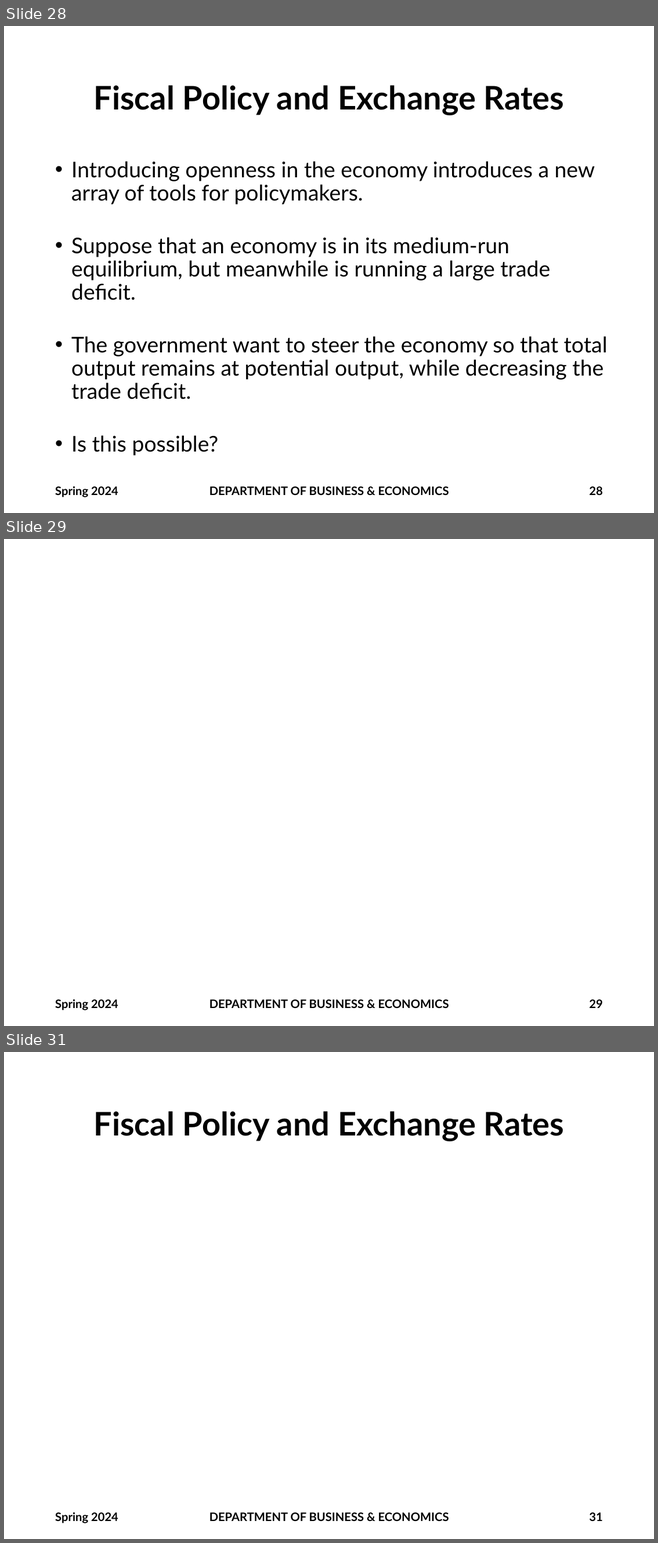
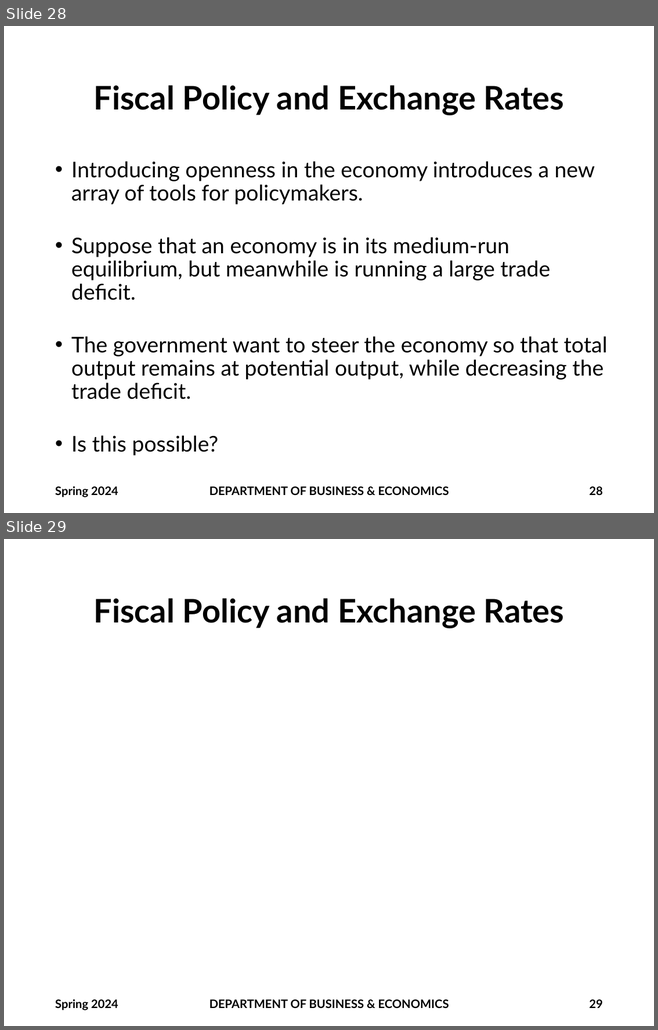
Before and after one commit to brianhwpark/brianhwpark.github.io, a slide deck: files/teaching-resources/monmouthcollege-econ-301/econ-301-s2024/econ-301-s2024-lecture-note/ECON301-S2024-LEC15.pptx. Shown one above the other, each under a label of ours: slides 28, 29 and 31 before the commit, slides 28 and 29 after it; the slides between them are not shown. The pictures are 658x1543 and 658x1030 pixels, drawn with LibreOffice and Linux fonts; fonts in the diff are those of the drawing; grey boxes stand for pictures; background and template pictures are left out. Boxes give left, top, right and bottom in pixels: in the first picture for what was removed or moved away, otherwise in the second. Text is boxed around its words. In the diff, an @@ line names an element or a change of style, - is before the commit and + after.

```diff
--- a/files/teaching-resources/monmouthcollege-econ-301/econ-301-s2024/econ-301-s2024-lecture-note/ECON301-S2024-LEC15.pptx
+++ b/files/teaching-resources/monmouthcollege-econ-301/econ-301-s2024/econ-301-s2024-lecture-note/ECON301-S2024-LEC15.pptx
@@ slide 29 removed at [4, 539, 654, 1026], background picture (left out) @@
@@ text removed at [55, 1000, 118, 1011] @@
-Spring 2024
@@ text removed at [209, 1000, 449, 1008] @@
-DEPARTMENT OF BUSINESS & ECONOMICS
@@ page number removed at [589, 1000, 602, 1008] @@
-29
@@ what was slide 31 is now slide 29 @@
@@ page number at [589, 1000, 602, 1008]: text changed @@
-31
+29
```
Also in this commit, not shown: 3 slides changed, 1 other slide removed, 2 other files.
